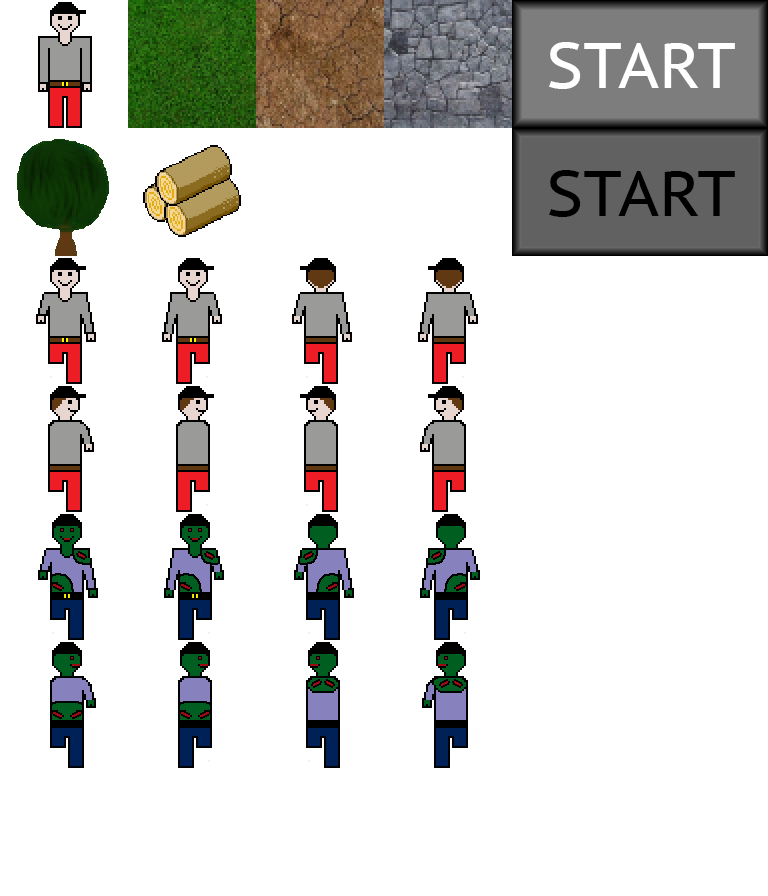
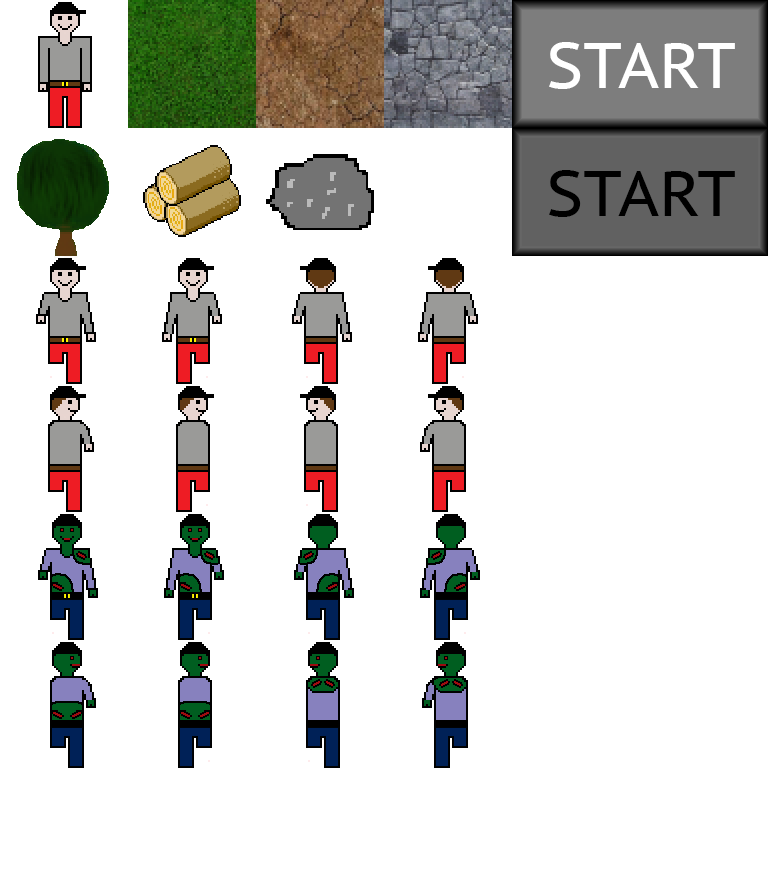
Layer changes from the first 768px x 896px image to the second:
added layer "Rock" in group "Tiles" over [266, 154, 374, 230]
